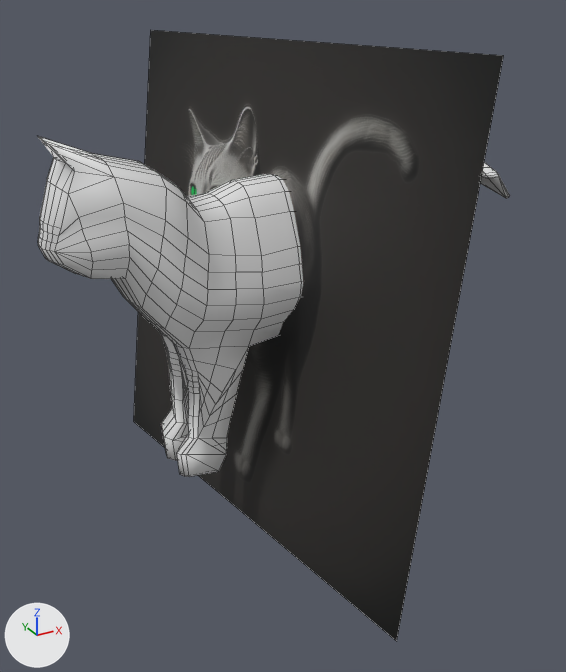
Two versions of the Blender file Assets/Models/catmodel.blend, one commit apart.
The view is the same before and after, from a 50 mm lens placed at (-3.36, -6.53, 2.41), pointed at (0.09, -0.26, -0.72). Every picture has the same lights, and +X, +Y and +Z are marked at lower left. Mesh edges are drawn as thin lines.

The first picture shows 'MoeTest2', 'Plane.002'.
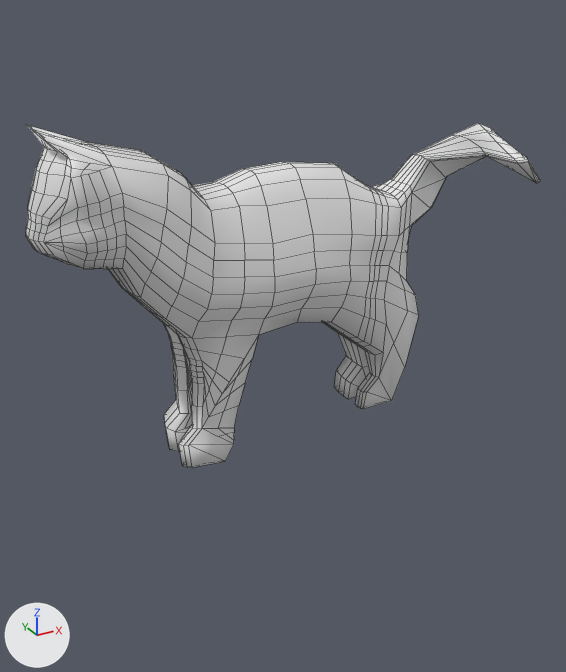
Location of each change, [x1, y1, x2, y2] in pixels of the pictures (566 x 672 px):
'MoeTest2', deleted (black)
    before: [134, 30, 503, 641]
'Plane.002', reshaped (9% wider)
    before: [38, 136, 510, 477]
    after: [26, 123, 540, 468]

What changed in the scene script:
```text
Change me_plane_003:
    used by ob_plane_002; location = (0.0, 0.0, 0.0); rotation_euler = (1.571, 0.0, 0.0), in degrees (90, 0, 0)
    remove me_plane_003.from_pydata(...)  # 820 vertices, 855 faces; spans x -2.09..1.71, y -2.08..1.34, z -0.69..1.57
    add me_plane_003.from_pydata(...)  # 934 vertices, 966 faces; spans x -2.18..2.06, y -1.99..1.43, z -0.69..1.57
    me_plane_003 part 1: 818 vertices removed from x -2.09..1.71, y -2.08..1.34, z -0.69..1.57; 932 vertices added at x -2.18..2.06, y -1.99..1.43, z -0.69..1.57
Remove ob_moetest2:
    ob_moetest2 = bpy.data.objects.new('MoeTest2', me_moetest2)
    ob_moetest2.location = (-0.05, -0.01, -0.38)
    ob_moetest2.rotation_euler = (1.442, 0.0, -1.415)  # degrees (83, 0, -81)
    ob_moetest2.scale = (4.84, 4.84, 4.84)
```
